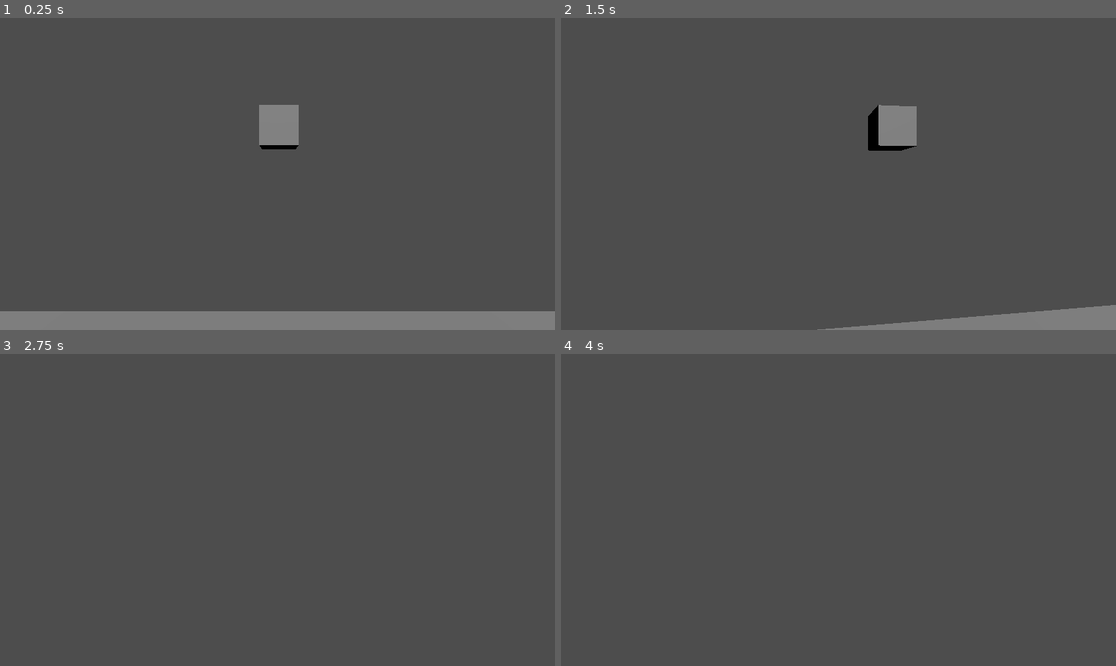
Above: before the commit, frames 1-4 (two rows, left to right).
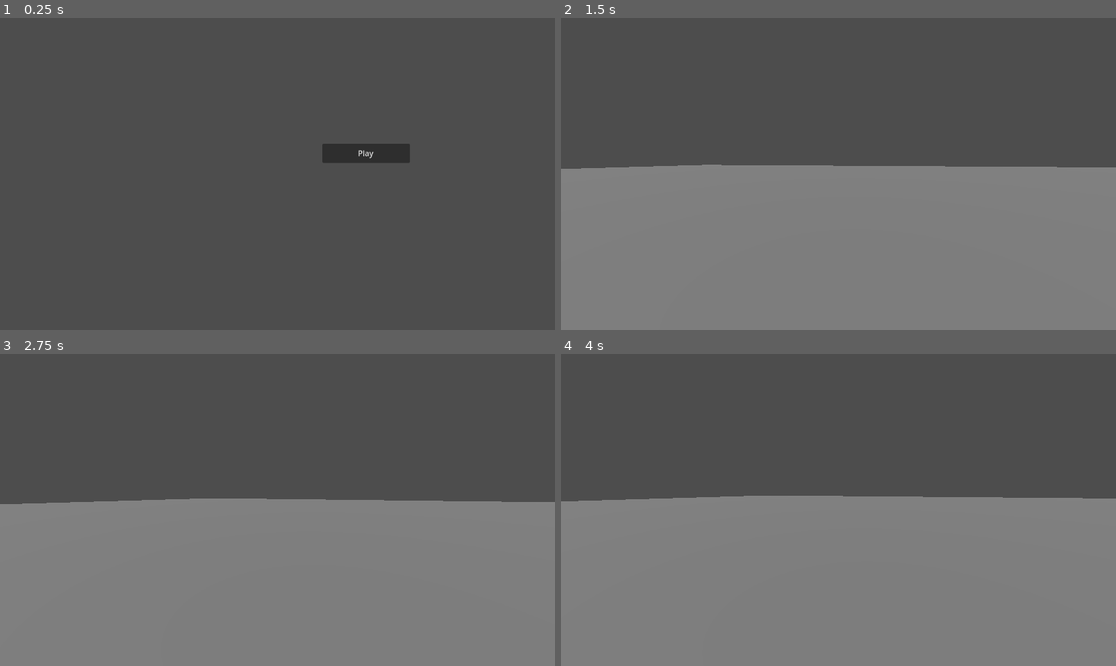
Above: after the commit, the same moments.

Repository: Sqydev/Learning_godot
Game: Godot game, scene res://scenes/Menu.tscn
Two runs of this game, one before a commit and one after it. Both use one fixed random seed, a clock stepped at 60 frames per second and the inputs below. Before the commit the project starts from res://Level1.tscn.
Inputs (mouse positions are in pixels of both pictures, inside the frame that each line leads up to):
- Up to frame 1 (0.25 s): no input
- Up to frame 2 (1.5 s): click (927, 152) at 0.5 s, where only the run after the commit has a clickable "Play"; tap Enter at 1.25 s; move the mouse to (866, 174) at 1.27 s; hold A (a) from 1.28 s (still down)
- Up to frame 3 (2.75 s): tap Space (jump) at 1.52, 2.27 s; tap D (d) at 1.55, 2.1 s; move the mouse to (249, 510) at 2.02 s; release A (a) at 2.03 s; tap S (s) at 2.3 s
- Up to frame 4 (4 s): move the mouse to (849, 503) at 2.77 s; hold S (s) 2.78-3.53 s; tap W (w) at 3.05, 3.6 s; tap Space (jump) at 3.5, 3.77 s; move the mouse to (832, 516) at 3.52 s; tap A (a) at 3.8 s

The runs differ from the first frame. In frame 1, 8.0% of the frame differs, in the area x 0-100%, y 27-100%; in frame 2, 51%; in frame 3, 53%; in frame 4, 54%, in the area x 0-100%, y 45-100%.

Commit message:
made very basic menu

Diff:
--- a/project.godot
+++ b/project.godot
@@ -11,7 +11,7 @@
 [application]
 
 config/name="THINGIFINGI"
-run/main_scene="uid://fprx1l0siyp0"
+run/main_scene="uid://bo35k6a6uyj5s"
 config/features=PackedStringArray("4.4", "Forward Plus")
 config/icon="res://icon.svg"
 
--- a/Level1.tscn
+++ b/scenes/Level1.tscn
@@ -1,6 +1,6 @@
 [gd_scene load_steps=4 format=3 uid="uid://fprx1l0siyp0"]
 
-[ext_resource type="PackedScene" uid="uid://c47pqpbfmndgo" path="res://player.tscn" id="1_kyxg0"]
+[ext_resource type="PackedScene" uid="uid://c47pqpbfmndgo" path="res://scenes/player.tscn" id="1_kyxg0"]
 
 [sub_resource type="BoxMesh" id="BoxMesh_mc20k"]
 
@@ -10,7 +10,7 @@
 [node name="Level1" type="Node3D"]
 
 [node name="MeshInstance3D" type="MeshInstance3D" parent="."]
-transform = Transform3D(12.5943, 0, 0, 0, 1, 0, 0, 0, 10.0568, 0, 0, 0)
+transform = Transform3D(100, 0, 0, 0, 0.376, 0, 0, 0, 100, 0, 0, 0)
 mesh = SubResource("BoxMesh_mc20k")
 
 [node name="StaticBody3D" type="StaticBody3D" parent="MeshInstance3D"]
@@ -23,6 +23,3 @@
 
 [node name="DirectionalLight3D" type="DirectionalLight3D" parent="."]
 transform = Transform3D(1, 0, 0, 0, 0.698977, 0.715144, 0, -0.715144, 0.698977, 0, 46.5753, 25.5559)
-
-[node name="CSGBox3D" type="CSGBox3D" parent="."]
-transform = Transform3D(1, 0, 0, 0, 1, 0, 0, 0, 1, 0, 3.13955, -8.54276)
--- /dev/null
+++ b/scenes/Menu.tscn
@@ -0,0 +1,13 @@
+[gd_scene load_steps=2 format=3 uid="uid://bo35k6a6uyj5s"]
+
+[ext_resource type="Script" uid="uid://cv1xekbj6147f" path="res://scripts/menu.gd" id="1_xdvgc"]
+
+[node name="Menu" type="Node2D"]
+script = ExtResource("1_xdvgc")
+
+[node name="Play" type="Button" parent="."]
+offset_left = 669.0
+offset_top = 261.0
+offset_right = 851.0
+offset_bottom = 301.0
+text = "Play"
--- /dev/null
+++ b/scripts/menu.gd
@@ -0,0 +1,11 @@
+extends Node2D
+
+@onready var play = $Play
+
+# Called when the node enters the scene tree for the first time.
+func _ready() -> void:
+	pass
+
+
+func _process(delta: float) -> void:
+	if(play.button_pressed): get_tree().change_scene_to_file("res://scenes/Level1.tscn")
Renamed: player.tscn -> scenes/player.tscn
Not shown, added: scripts/menu.gd.uid
